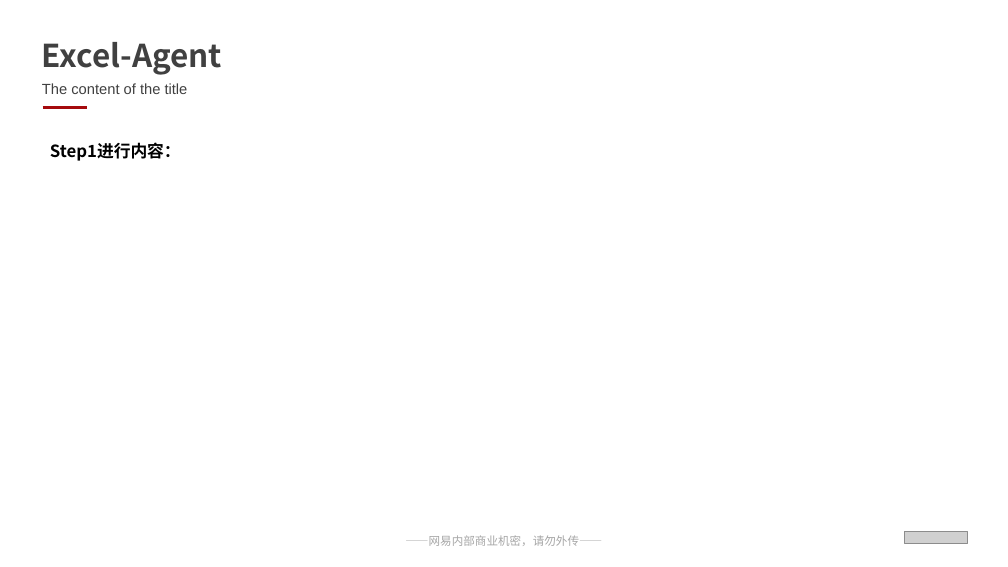
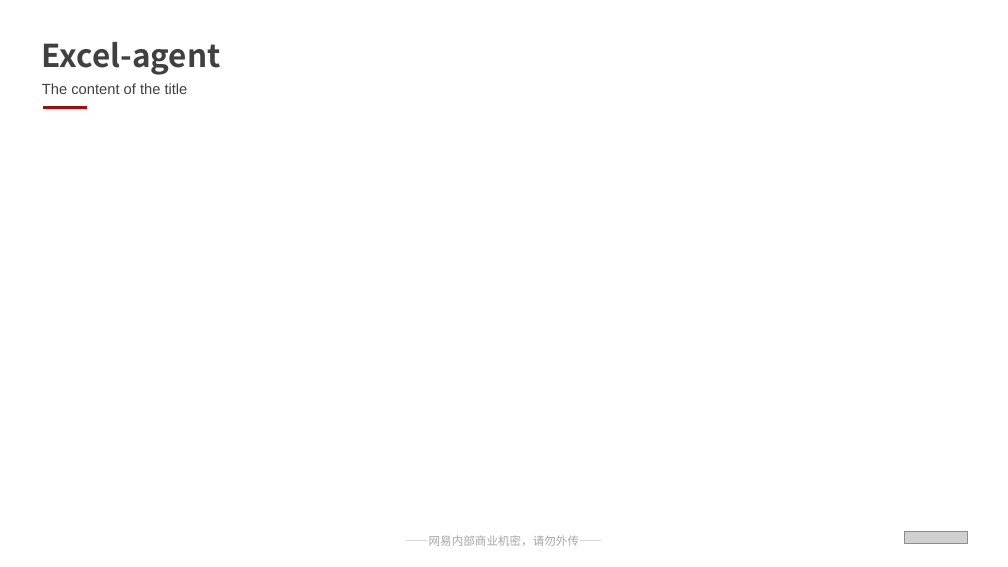
Before and after one commit to Rainwind57/ExcelAgent_And_Merge, a slide deck: slide 7 of 网易互娱通用PPT模板（含保密）.pptx (slide 10 before the commit). Drawn at 1008x567 pixels with LibreOffice and Linux fonts; fonts in the diff are those of the drawing; grey boxes stand for pictures. Boxes give left, top, right and bottom in pixels: in the first picture for what was removed or moved away, otherwise in the second. Text is boxed around its words. In the diff, an @@ line names an element or a change of style, - is before the commit and + after.

```diff
--- a/网易互娱通用PPT模板（含保密）.pptx
+++ b/网易互娱通用PPT模板（含保密）.pptx
@@ text at [42,42,221,75]: text changed @@
-Excel-Agent
+Excel-agent
@@ text removed at [50,142,181,161] @@
-Step1进行内容：
```
Also in this commit, not shown: 6 other slides changed, 5 slides added, 1 slide removed, 11 other files.
